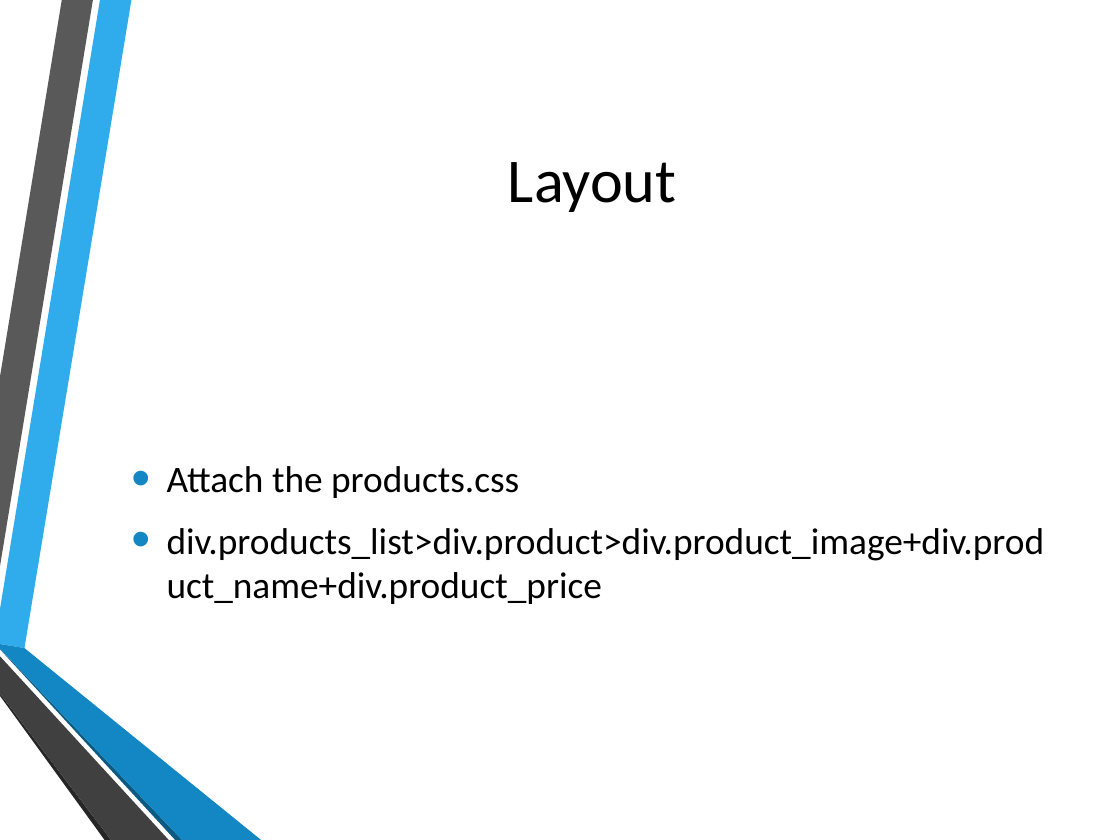
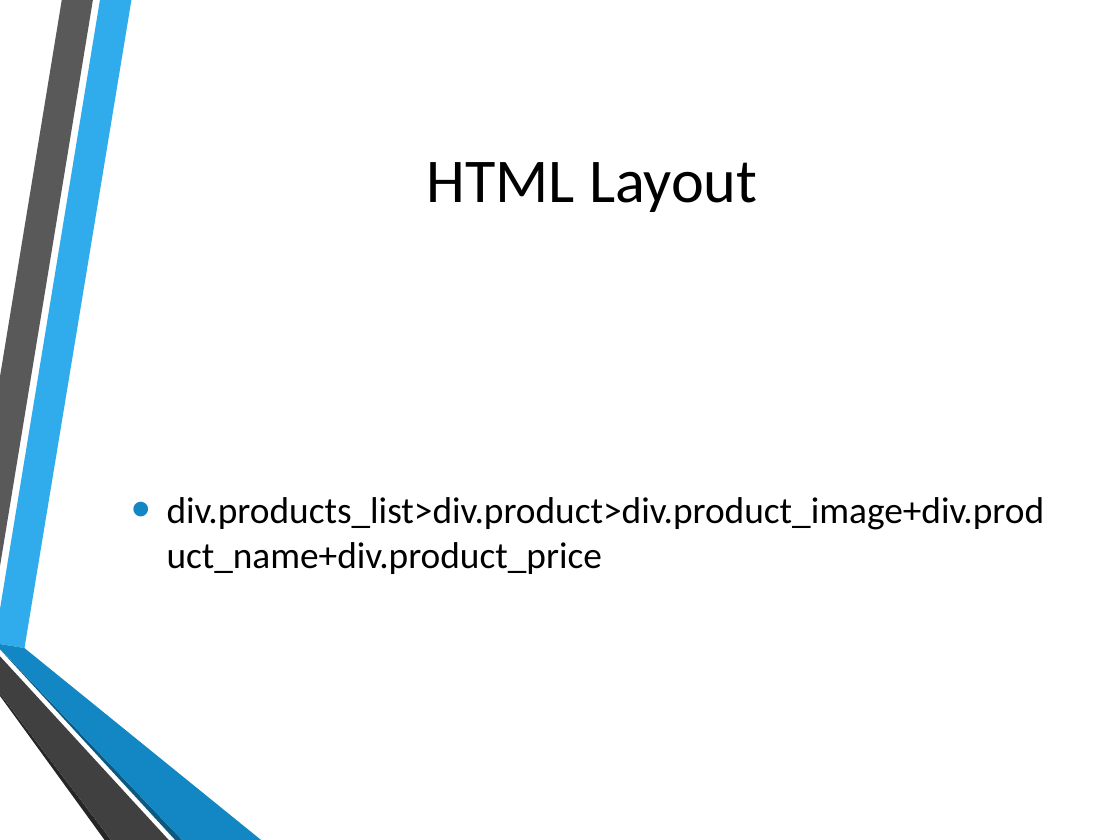
Before and after one commit to hatted/fevaworks-php, a slide deck: slide 9 of php-fw9/Products.pptx (slide 5 before the commit). Drawn at 1120x840 pixels with LibreOffice and Linux fonts; fonts in the diff are those of the drawing; background and template pictures are left out. Boxes give left, top, right and bottom in pixels: in the first picture for what was removed or moved away, otherwise in the second. Text is boxed around its words. In the diff, an @@ line names an element or a change of style, - is before the commit and + after.

Commit message:
Products

```diff
--- a/php-fw9/Products.pptx
+++ b/php-fw9/Products.pptx
@@ title at (427, 162, 757, 212): text changed @@
-Layout
+HTML Layout
@@ text at (167, 466, 519, 498): paragraph removed @@
-• Attach the products.css
```
Also in this commit, not shown: 6 other slides changed, 12 slides added, 6 other files.
